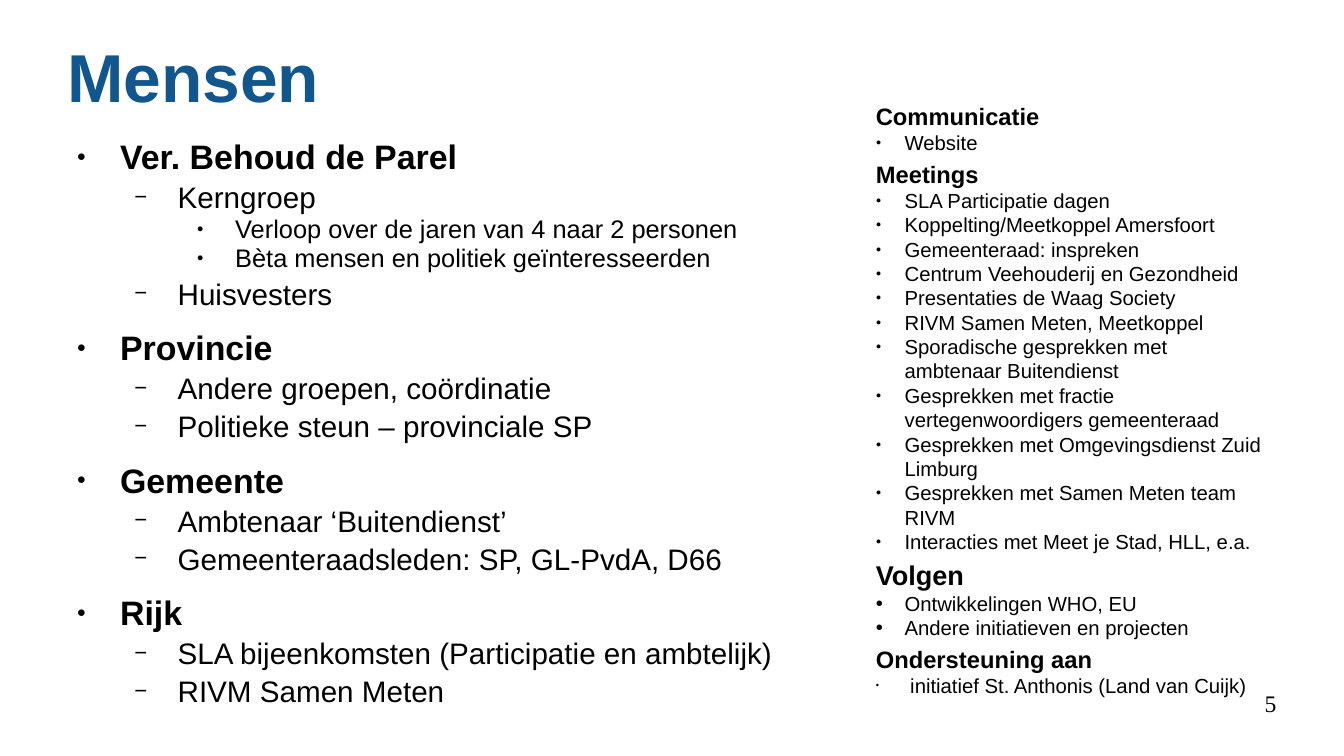
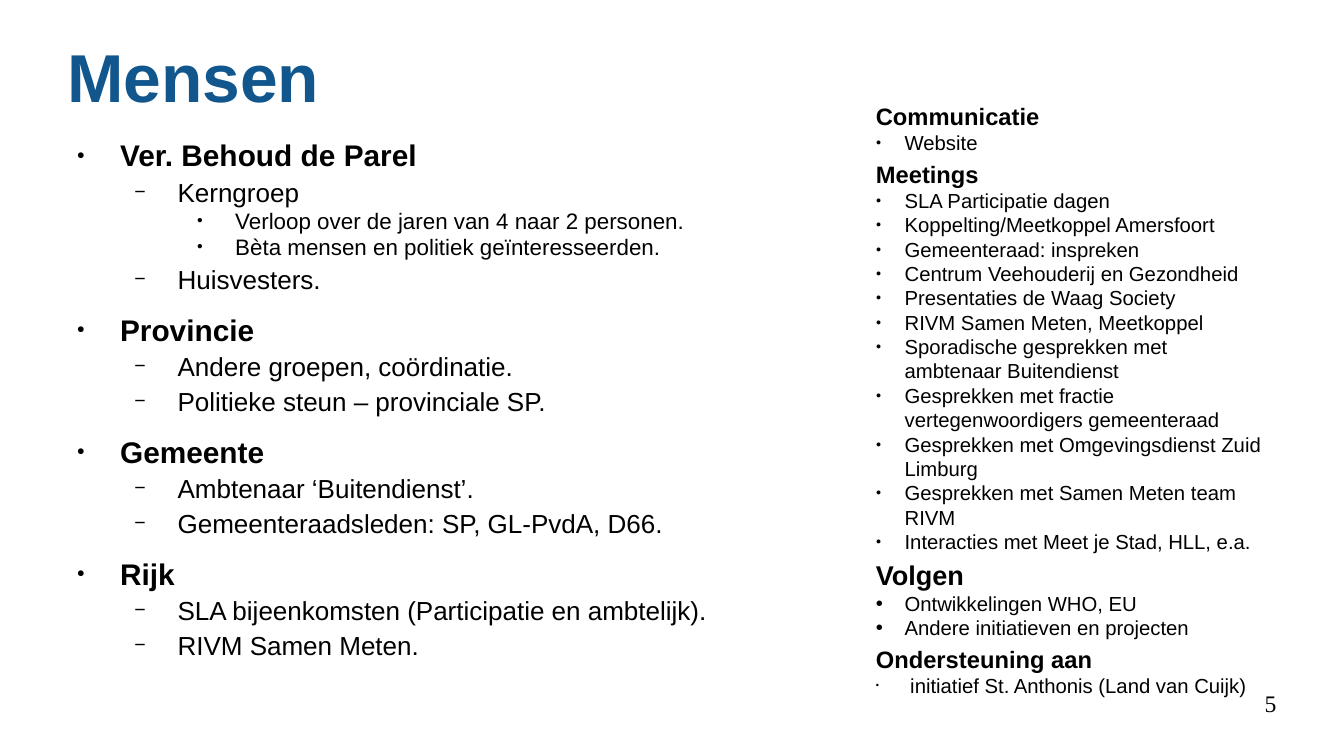
Before and after one commit to teusH/MySense, a slide deck: slide 5 of reports/202603-Casus-Horst aan de Maas.odp. Drawn at 1344x756 pixels with LibreOffice and Linux fonts; fonts in the diff are those of the drawing. Boxes give left, top, right and bottom in pixels: in the first picture for what was removed or moved away, otherwise in the second. Text is boxed around its words. In the diff, an @@ line names an element or a change of style, - is before the commit and + after.

```diff
--- a/reports/202603-Casus-Horst aan de Maas.odp
+++ b/reports/202603-Casus-Horst aan de Maas.odp
@@ text at [120,144,417,590]: size 20 to 17.6 pt in "Ver. Behoud de Parel", "Provincie", "Gemeente", "Rijk"; size 17.5 to 15.4 pt in "Kerngroep" @@
@@ text at [235,212,683,260]: text changed; size 15 to 13.2 pt @@
-    ● Verloop over de jaren van 4 naar 2 personen
-    ● Bèta mensen en politiek geïnteresseerden
-  − Huisvesters
+    ● Verloop over de jaren van 4 naar 2 personen.
+    ● Bèta mensen en politiek geïnteresseerden.
+  − Huisvesters.
@@ text at [178,377,592,443]: text changed; size 17.5 to 15.4 pt @@
-  − Andere groepen, coördinatie
-  − Politieke steun – provinciale SP
+  − Andere groepen, coördinatie.
+  − Politieke steun – provinciale SP.
@@ text at [178,479,663,537]: text changed; size 17.5 to 15.4 pt @@
-  − Ambtenaar ‘Buitendienst’
-  − Gemeenteraadsleden: SP, GL-PvdA, D66
+  − Ambtenaar ‘Buitendienst’.
+  − Gemeenteraadsleden: SP, GL-PvdA, D66.
@@ text at [178,601,706,656]: text changed; size 17.5 to 15.4 pt @@
-  − SLA bijeenkomsten (Participatie en ambtelijk)
-  − RIVM Samen Meten
+  − SLA bijeenkomsten (Participatie en ambtelijk).
+  − RIVM Samen Meten.
```
Also in this commit, not shown: 10 other slides changed, 4 other files.
